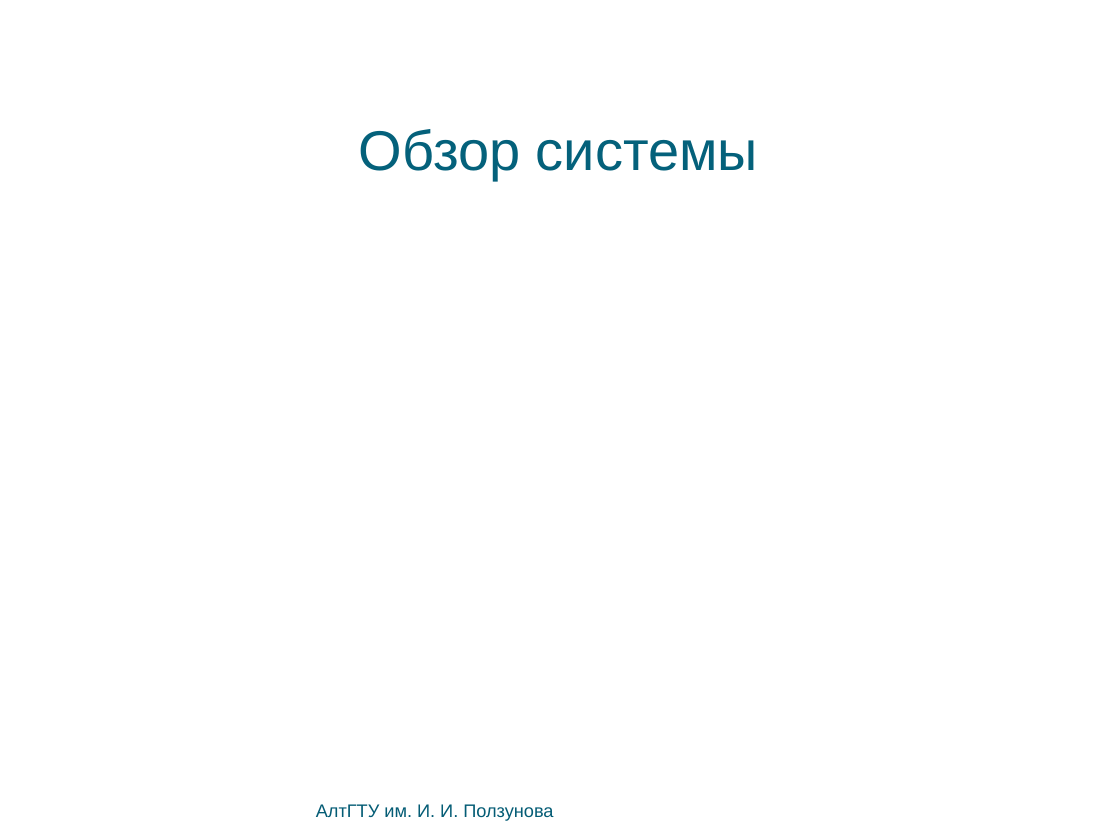
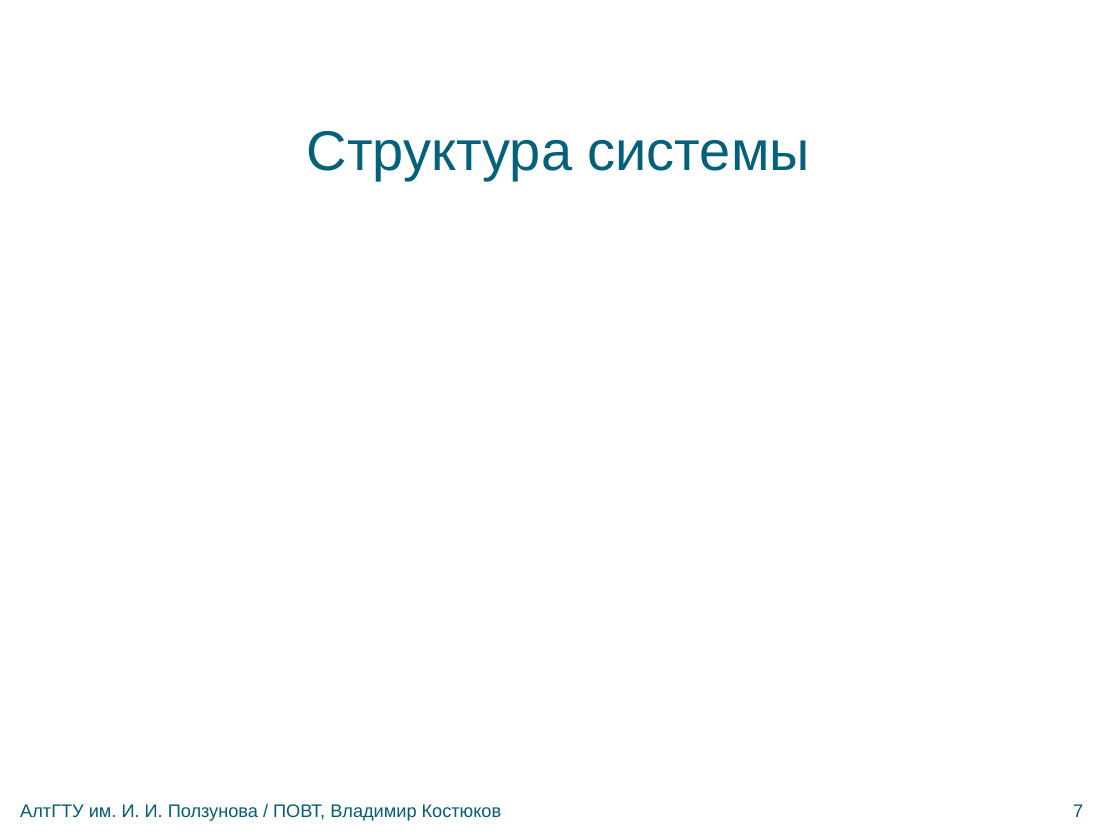
Before and after one commit to bluerain/snoopy, a slide deck: slide 7 of diploma/trunk/ppt/kostyukov.pptx (slide 8 before the commit). Drawn at 1120x840 pixels with LibreOffice and Linux fonts; fonts in the diff are those of the drawing; background and template pictures are left out. Boxes give left, top, right and bottom in pixels: in the first picture for what was removed or moved away, otherwise in the second. Text is boxed around its words. In the diff, an @@ line names an element or a change of style, - is before the commit and + after.

```diff
--- a/diploma/trunk/ppt/kostyukov.pptx
+++ b/diploma/trunk/ppt/kostyukov.pptx
@@ text at (x1=307, y1=131, x2=810, y2=180): text changed @@
-Обзор системы
+Структура системы
@@ text at (x1=20, y1=804, x2=502, y2=821): text changed @@
-АлтГТУ им. И. И. Ползунова
+АлтГТУ им. И. И. Ползунова / ПОВТ, Владимир Костюков
@@ text added at (x1=1073, y1=804, x2=1083, y2=817), 13 pt, text #045C75 @@
+7
```
Also in this commit, not shown: 18 other slides changed, 1 slide added, 1 slide removed, 2 other files.
